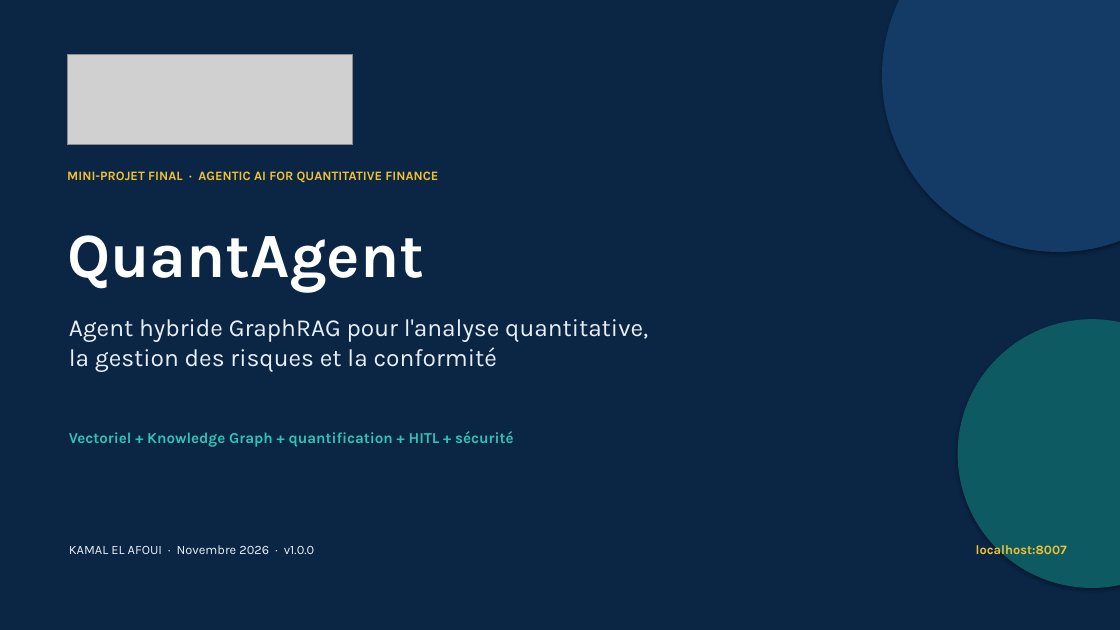
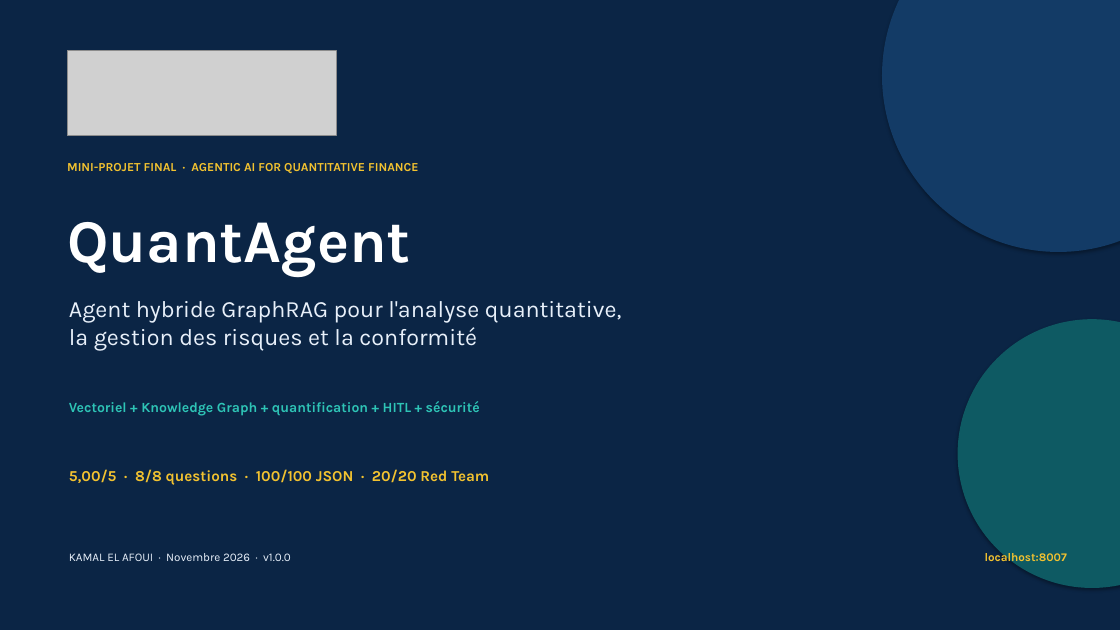
Before and after one commit to kamalelafoui/agentic-ai-quantitative-finance, a slide deck: slide 1 of docs/Presentation_Agentic_AI_Quantitative_Finance.pptx. Drawn at 1120x630 pixels with LibreOffice and Linux fonts; fonts in the diff are those of the drawing; grey boxes stand for pictures. Boxes give left, top, right and bottom in pixels: in the first picture for what was removed or moved away, otherwise in the second. Text is boxed around its words. In the diff, an @@ line names an element or a change of style, - is before the commit and + after.

```diff
--- a/docs/Presentation_Agentic_AI_Quantitative_Finance.pptx
+++ b/docs/Presentation_Agentic_AI_Quantitative_Finance.pptx
@@ picture: place and size @@
-picture at box(67, 55, 353, 145)
+picture at box(67, 50, 336, 135)
@@ text "MINI-PROJET FINAL · AGENTIC AI ...": place and size @@
-text "MINI-PROJET FINAL · AGENTIC AI ..." at box(67, 171, 438, 183)
+text "MINI-PROJET FINAL · AGENTIC AI ..." at box(67, 163, 418, 173)
@@ text "MINI-PROJET FINAL · AGENTIC AI ..." at box(67, 163, 418, 173): size 11 to 10.5 pt @@
@@ text "QuantAgent": place and size @@
-text "QuantAgent" at box(67, 235, 424, 292)
+text "QuantAgent" at box(67, 222, 411, 277)
@@ text "QuantAgent" at box(67, 222, 411, 277): size 54 to 52 pt @@
@@ text "Agent hybride GraphRAG pour l'analyse ...": place and size @@
-text "Agent hybride GraphRAG pour l'analyse ..." at box(69, 319, 648, 372)
+text "Agent hybride GraphRAG pour l'analyse ..." at box(69, 301, 621, 350)
@@ text "Agent hybride GraphRAG pour l'analyse ..." at box(69, 301, 621, 350): size 21 to 20 pt @@
@@ text "Vectoriel + Knowledge Graph + ...": place and size @@
-text "Vectoriel + Knowledge Graph + ..." at box(69, 431, 513, 447)
+text "Vectoriel + Knowledge Graph + ..." at box(69, 401, 480, 416)
@@ text "Vectoriel + Knowledge Graph + ..." at box(69, 401, 480, 416): size 13 to 12 pt @@
@@ text added at box(69, 469, 489, 485), 13 pt, text #F2C230, bold @@
+5,00/5 · 8/8 questions · 100/100 JSON · 20/20 Red Team
@@ text "KAMAL EL AFOUI · Novembre ...": place and size @@
-text "KAMAL EL AFOUI · Novembre ..." at box(69, 545, 315, 554)
+text "KAMAL EL AFOUI · Novembre ..." at box(69, 553, 291, 561)
@@ text "KAMAL EL AFOUI · Novembre ..." at box(69, 553, 291, 561): size 11 to 10 pt @@
@@ text "localhost:8007": place and size @@
-text "localhost:8007" at box(976, 542, 1067, 558)
+text "localhost:8007" at box(985, 551, 1067, 565)
@@ text "localhost:8007" at box(985, 551, 1067, 565): size 11 to 10 pt @@
```
Also in this commit, not shown: 2 other slides changed, 2 slides added, 13 slides removed, 8 other files.
